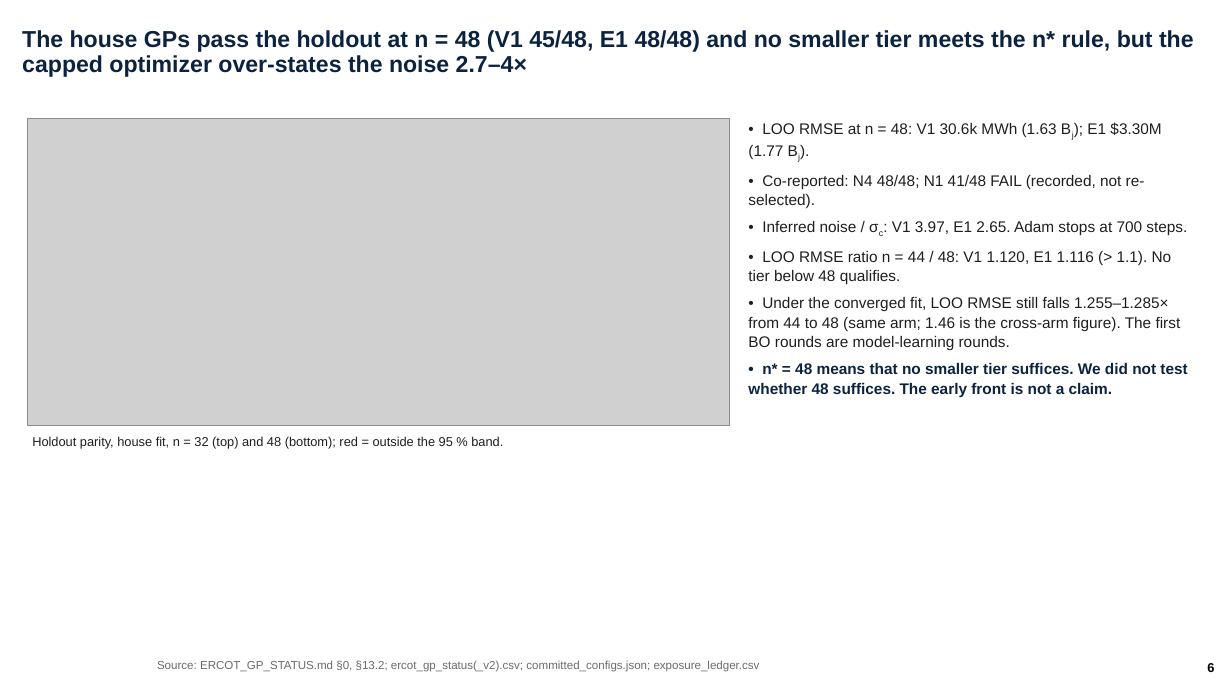
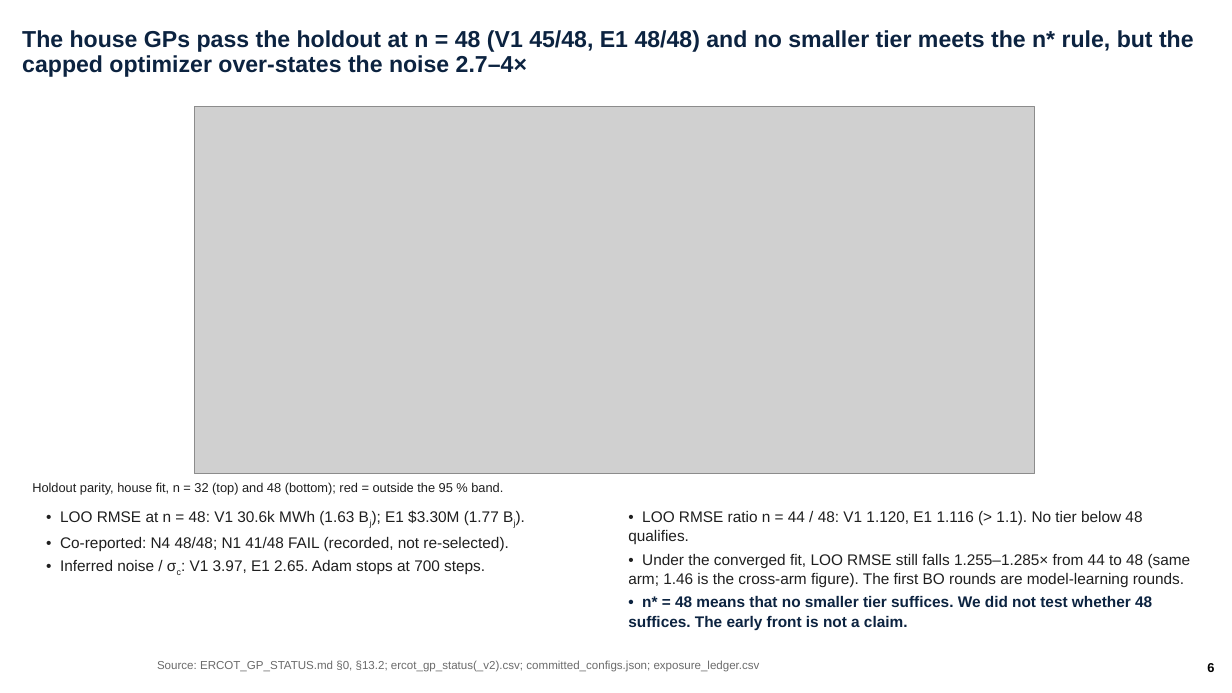
Before and after one commit to ylu283/RTS-GMLC, a slide deck: slide 6 of trial_0826/ercot/analysis/pi_overnight_1124/ercot_overnight.pptx. Drawn at 1232x693 pixels with LibreOffice and Linux fonts; fonts in the diff are those of the drawing; grey boxes stand for pictures; background and template pictures are left out. Boxes give left, top, right and bottom in pixels: in the first picture for what was removed or moved away, otherwise in the second. Text is boxed around its words. In the diff, an @@ line names an element or a change of style, - is before the commit and + after.

Commit message:
deck(67 render fixes): slide 6 full-width figure + two-column bullets; slide 4 rule block clear of the footer; slides 8/10 cards; B1 larger figure; B2 x10^n and tau_285 2 decimals; B3 item 1 wording; Appendix B full strings, k/M bars, unbulleted headings, true minus; Appendix D. No number changed; validator PASS

```diff
--- a/trial_0826/ercot/analysis/pi_overnight_1124/ercot_overnight.pptx
+++ b/trial_0826/ercot/analysis/pi_overnight_1124/ercot_overnight.pptx
@@ picture: place and size @@
-picture at [28, 118, 730, 426]
+picture at [194, 106, 1035, 474]
@@ text at [748, 251, 1187, 397]: paragraphs removed @@
-• LOO RMSE ratio n = 44 / 48: V1 1.120, E1 1.116 (> 1.1). No tier below 48 qualifies.
-• Under the converged fit, LOO RMSE still falls 1.255–1.285× from 44 to 48 (same arm; 1.46 is the cross-arm figure). The first BO rounds are model-learning rounds.
-• n* = 48 means that no smaller tier suffices. We did not test whether 48 suffices. The early front is not a claim.
@@ text "Holdout parity, house fit, n ...": place and size @@
-text "Holdout parity, house fit, n ..." at [32, 436, 503, 448]
+text "Holdout parity, house fit, n ..." at [32, 482, 503, 495]
@@ text "• LOO RMSE at n ...": place and size @@
-text "• LOO RMSE at n ..." at [748, 122, 1187, 397]
+text "• LOO RMSE at n ..." at [60, 510, 508, 574]
@@ text "• LOO RMSE at n ..." at [60, 510, 508, 574]: less space between paragraphs @@
@@ text added at [628, 511, 1191, 630], 12 pt, text #1F1F1F @@
+• LOO RMSE ratio n = 44 / 48: V1 1.120, E1 1.116 (> 1.1). No tier below 48 qualifies.
+• Under the converged fit, LOO RMSE still falls 1.255–1.285× from 44 to 48 (same arm; 1.46 is the cross-arm figure). The first BO rounds are model-learning rounds.
+• n* = 48 means that no smaller tier suffices. We did not test whether 48 suffices. The early front is not a claim.
```
Also in this commit, not shown: 10 other slides changed, 3 other files.
